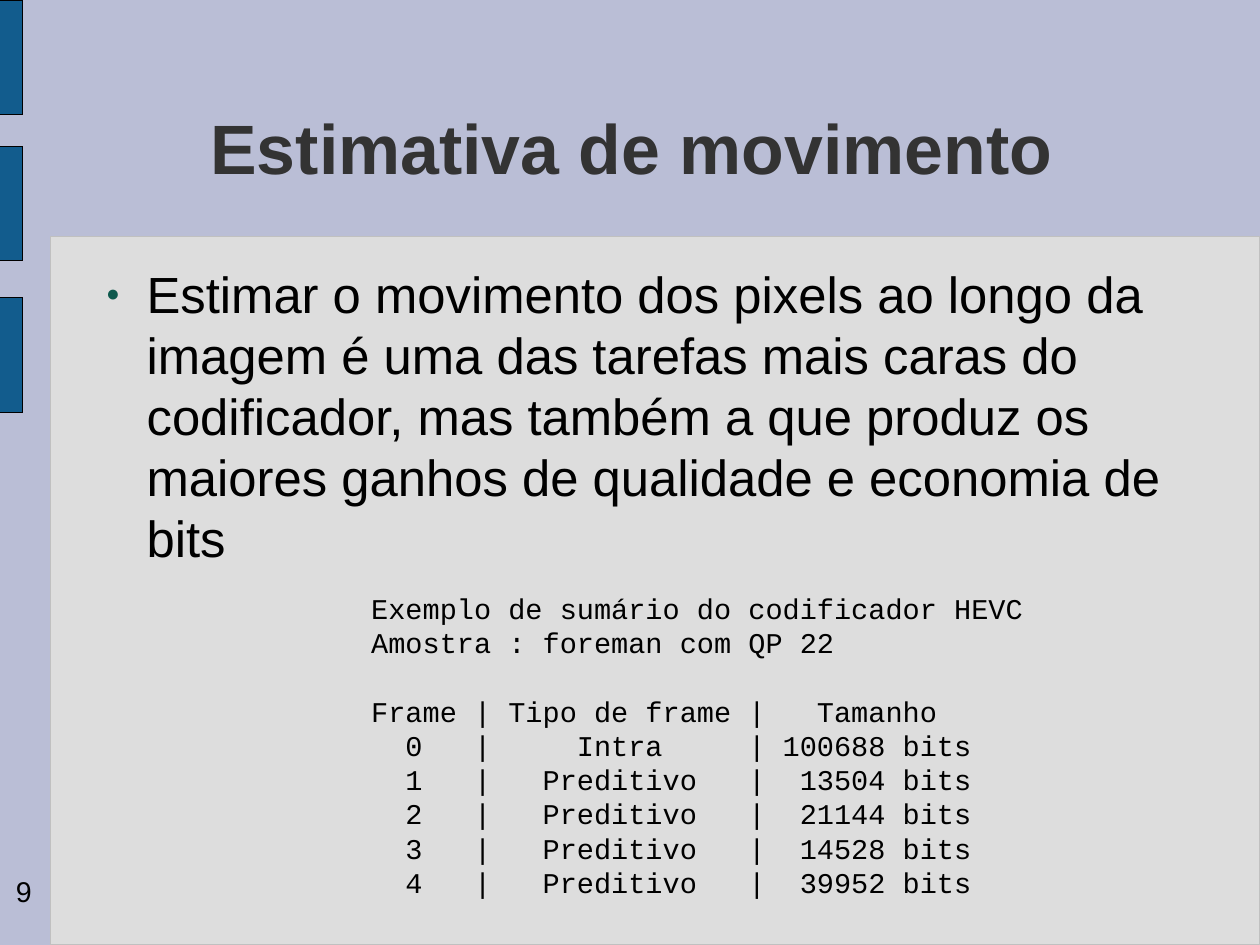
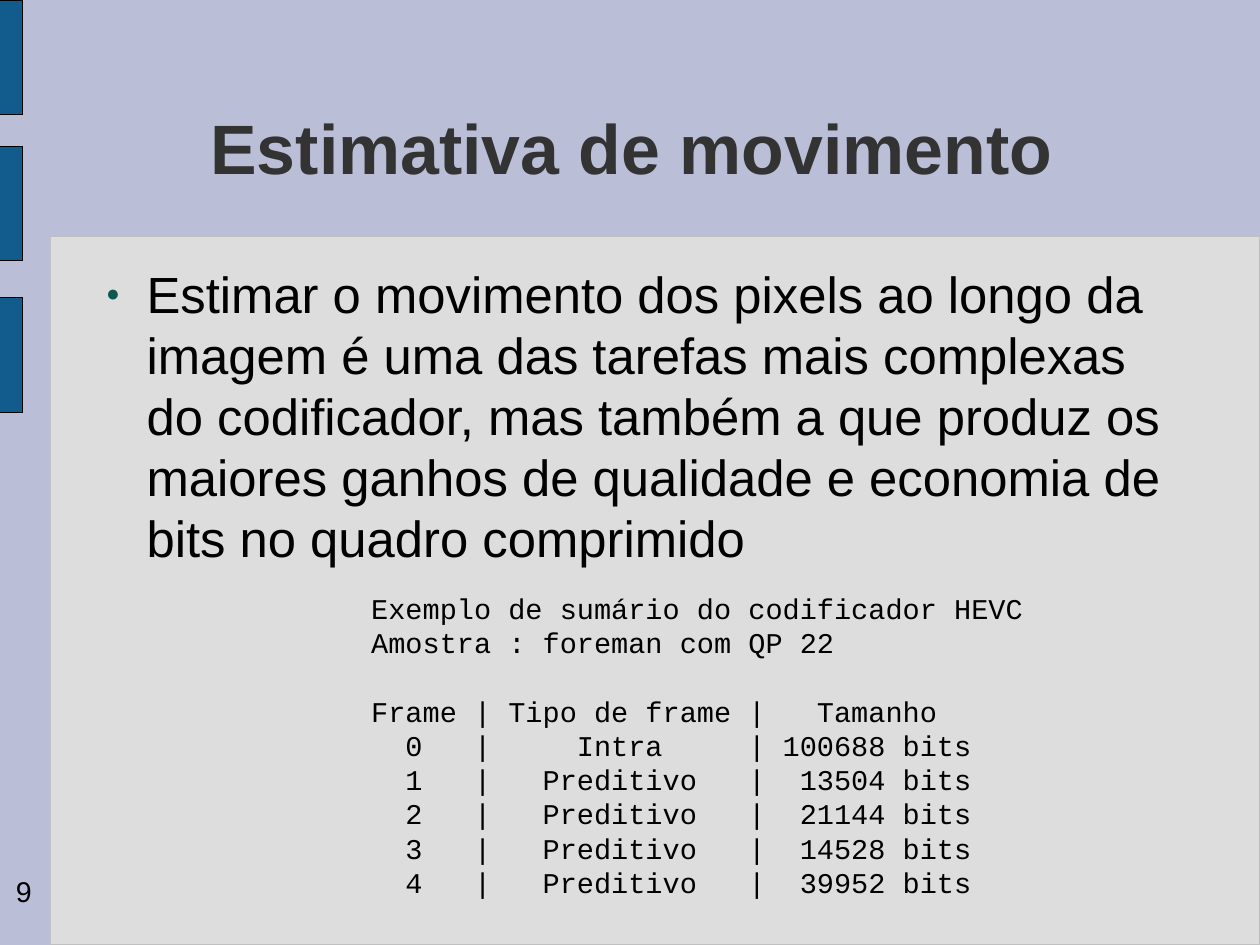
Before and after one commit to gabrieldiego/tg, a slide deck: slide 9 of artigo/apresentacao-tg2.odp. Drawn at 1260x945 pixels with LibreOffice and Linux fonts; fonts in the diff are those of the drawing; background and template pictures are left out. Boxes give left, top, right and bottom in pixels: in the first picture for what was removed or moved away, otherwise in the second. Text is boxed around its words. In the diff, an @@ line names an element or a change of style, - is before the commit and + after.

```diff
--- a/artigo/apresentacao-tg2.odp
+++ b/artigo/apresentacao-tg2.odp
@@ text at bbox=[147, 276, 1160, 567]: text changed @@
-● Estimar o movimento dos pixels ao longo da imagem é uma das tarefas mais caras do codificador, mas também a que produz os maiores ganhos de qualidade e economia de bits
+● Estimar o movimento dos pixels ao longo da imagem é uma das tarefas mais complexas do codificador, mas também a que produz os maiores ganhos de qualidade e economia de bits no quadro comprimido
```
Also in this commit, not shown: 13 other slides changed, 3 slides added, 1 other file.
